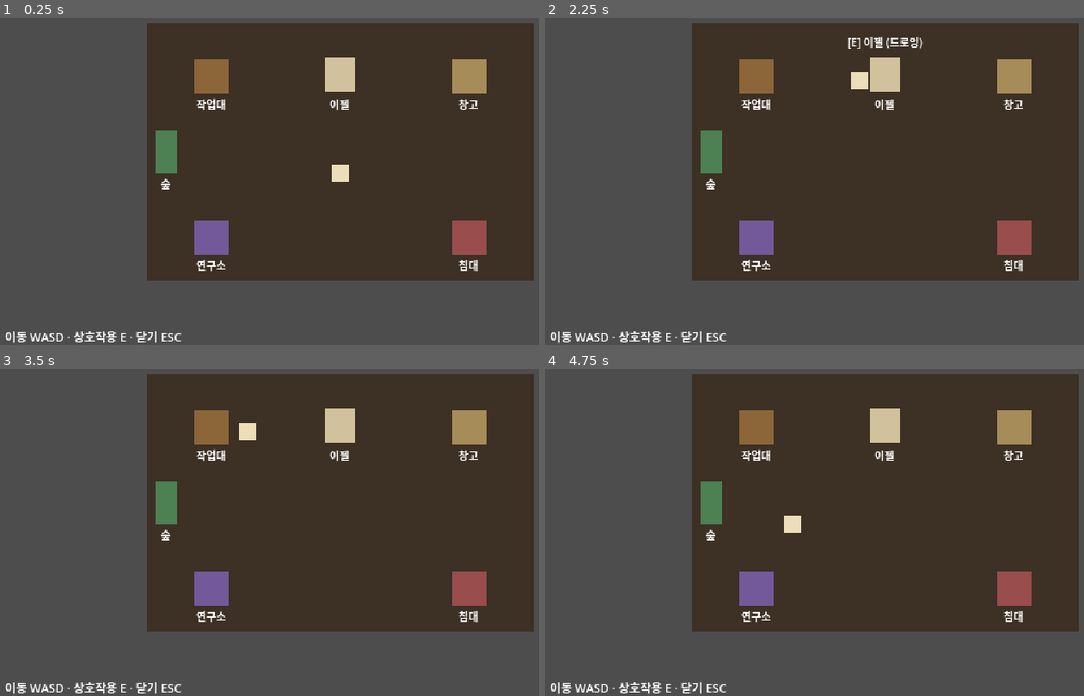
Above: before the commit, frames 1-4 (two rows, left to right).
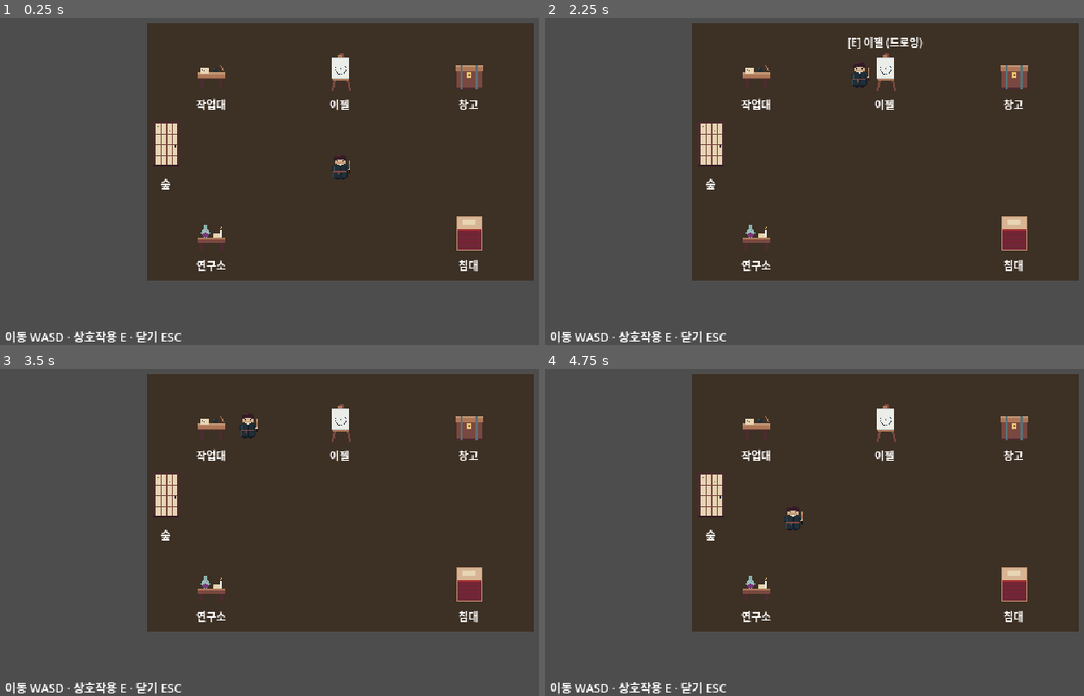
Above: after the commit, the same moments.

Repository: djgnfj-svg/tockbon
Game: Godot game, scene res://tests/test_base.tscn
Two runs of this game, one before a commit and one after it. Both use one fixed random seed, a clock stepped at 60 frames per second and the inputs below. This scene is started directly instead of the project's main scene.
Inputs (mouse positions are in pixels of both pictures, inside the frame that each line leads up to):
- Up to frame 1 (0.25 s): no input
- Up to frame 2 (2.25 s): tap Enter at 0.5 s; move the mouse to (852, 230) at 0.52 s; press the mouse at (852, 230) at 0.53 s; hold W (move_up) 0.53-1.25 s; release the mouse at (852, 230) at 1.25 s; drag from (outside the picture) to (755, 76) at 1.27 s; tap Space (dash) at 2 s; move the mouse to (679, 93) at 2.02 s; hold A (move_left) from 2.03 s (still down); hold Space (dash) from 2.03 s (still down)
- Up to frame 3 (3.5 s): release A (move_left) at 2.75 s; release Space (dash) at 2.75 s; drag from (377, 503) to (468, 427) at 2.77 s
- Up to frame 4 (4.75 s): tap Enter at 3.5 s; move the mouse to (782, 404) at 3.52 s; hold S (move_down) 3.53-4.25 s; tap Q at 3.6 s; drag from (1035, 483) to (1013, 588) at 4.27 s

The runs differ from the first frame. In frame 1, 4.1% of the frame differs, in the area x 28-91%, y 10-73%; in frame 2, 4.1%; in frame 3, 4.1%; in frame 4, 4.1%.

Commit message:
art+feat(base): P3 거점 인테리어 소품 6종 + 배선
- props.png (32×48×6): 작업대(붓·잉크·종이)·창고 궤(쇠띠·자물쇠)·연구 책상(플라스크·초·두루마리)·
  한식 요·이불 침대·창호문(숲빛 비침)·이젤(그리다 만 마법진)
- base.gd._apply_sprites(): facility_id→시트 인덱스로 Visual ColorRect 교체 (없으면 유지),
  거점 임시 플레이어도 주인공 시트 정면 프레임 재사용
- 거점·통합 테스트 그린

Co-Authored-By: Claude Fable 5 <noreply@anthropic.com>
Claude-Session: https://claude.ai/code/session_01S7UEzbQvhr2WiZC73MEvSB

Diff:
--- a/src/base/base.gd
+++ b/src/base/base.gd
@@ -8,6 +8,12 @@
 const StoragePanel := preload("res://src/base/storage_panel.gd")
 const LabPanel := preload("res://src/base/lab_panel.gd")
 const Recipes := preload("res://src/base/recipes.gd")
+
+## 인테리어 소품 시트 (ART_SPEC P3) — 32×48 가로 스트립, 없으면 ColorRect 플레이스홀더 유지
+const PROPS_SHEET_PATH := "res://assets/sprites/base/props.png"
+const PROP_INDEX := {&"workbench": 0, &"storage": 1, &"lab": 2, &"bed": 3, &"door": 4, &"easel": 5}
+## 거점 임시 플레이어의 겉모습 — 필드 주인공 시트의 정면 idle 1프레임 재사용
+const PLAYER_SHEET_PATH := "res://assets/sprites/player/player.png"
 
 var _workbench_service: WorkbenchService
 var _research_service: ResearchService
@@ -33,9 +39,40 @@
 	_add_panel(&"lab", LabPanel.new(_research_service))
 	for node in $Interactables.get_children():
 		node.activated.connect(_on_facility)
+	_apply_sprites()
 	EventBus.research_completed.connect(func(unlock_id: StringName) -> void:
 		var p: Dictionary = Recipes.RESEARCH.get(unlock_id, {})
 		_show_toast("연구 완료: %s" % p.get("name", unlock_id)))
+
+## 플레이스홀더 ColorRect → 스프라이트 교체 (시트 없으면 그대로)
+func _apply_sprites() -> void:
+	if ResourceLoader.exists(PROPS_SHEET_PATH):
+		var tex: Texture2D = load(PROPS_SHEET_PATH)
+		for node in $Interactables.get_children():
+			var idx: int = PROP_INDEX.get(node.get("facility_id"), -1)
+			if idx < 0:
+				continue
+			var visual := node.get_node_or_null("Visual") as CanvasItem
+			if visual != null:
+				visual.visible = false
+			var at := AtlasTexture.new()
+			at.atlas = tex
+			at.region = Rect2(idx * 32, 0, 32, 48)
+			var spr := Sprite2D.new()
+			spr.texture = at
+			spr.position = Vector2(0, -8)   # 하단을 기존 32×32 비주얼 바닥에 맞춤
+			node.add_child(spr)
+	if ResourceLoader.exists(PLAYER_SHEET_PATH):
+		var p_visual := _player.get_node_or_null("Visual") as CanvasItem
+		if p_visual != null:
+			p_visual.visible = false
+		var p_at := AtlasTexture.new()
+		p_at.atlas = load(PLAYER_SHEET_PATH)
+		p_at.region = Rect2(0, 0, 32, 32)
+		var p_spr := Sprite2D.new()
+		p_spr.texture = p_at
+		p_spr.position = Vector2(0, -6)
+		_player.add_child(p_spr)
 
 func _process(_delta: float) -> void:
 	# 연구는 패널이 닫혀 있어도 진행·완료돼야 한다
Binary file added: assets/aseprite/base_props.aseprite
Binary file added: assets/sprites/base/props.png
Not shown, added: assets/sprites/base/props.png.import
